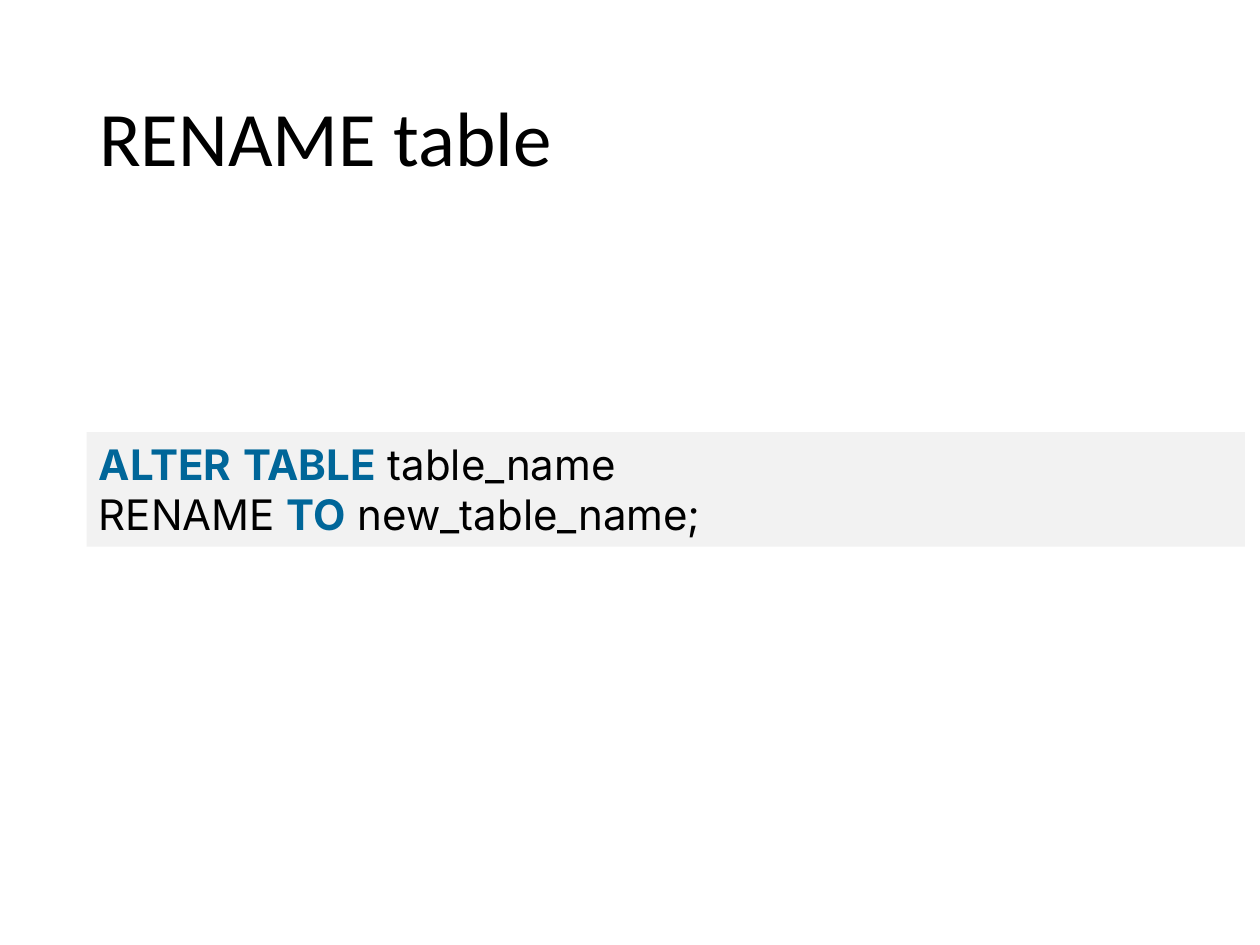
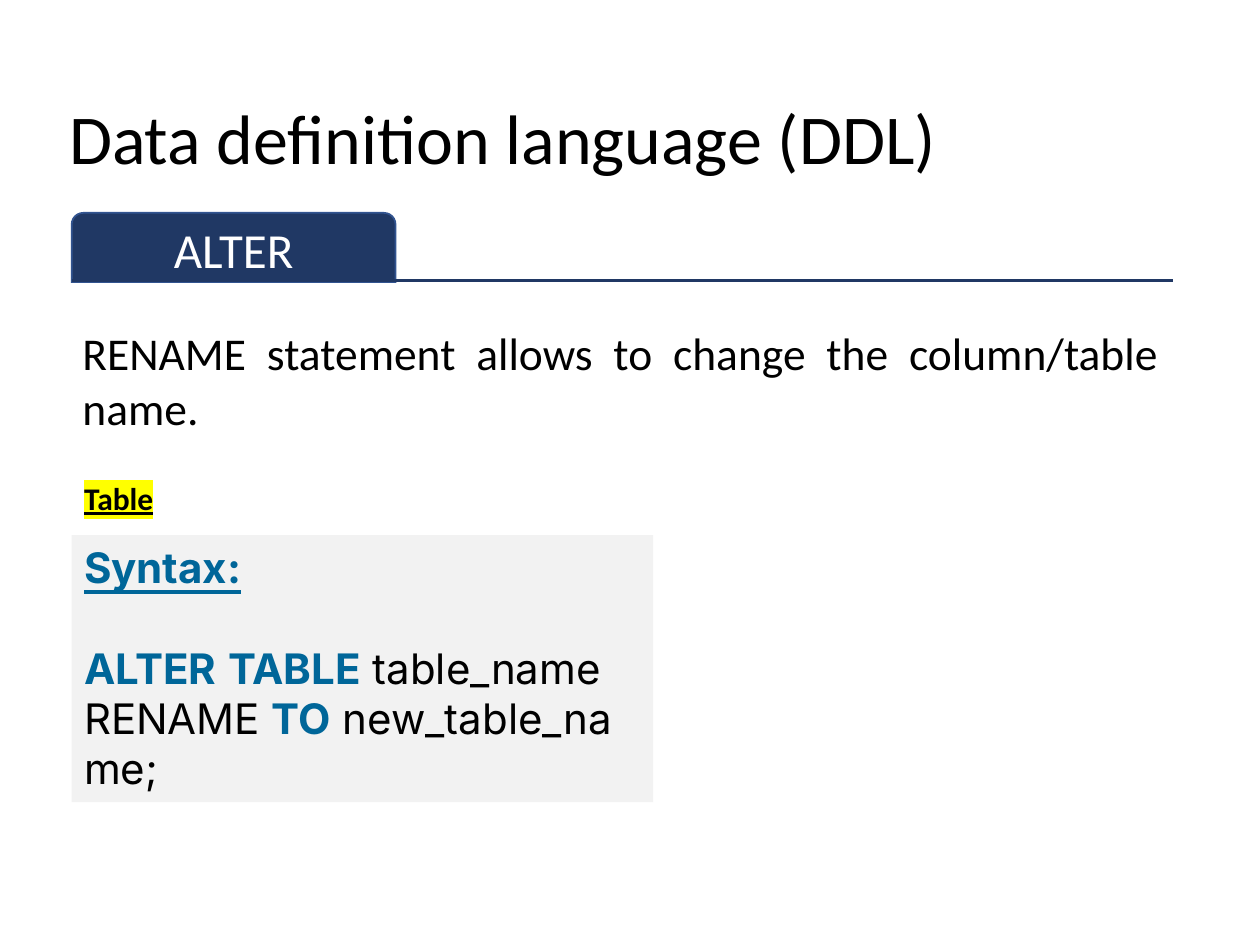
Before and after one commit to sitmbadept/sitmbadept.github.io, a slide deck: slide 100 of 2023/UNIT_2/WIP/UNIT-2-PART-1.pptx (slide 94 before the commit). Drawn at 1260x945 pixels with LibreOffice and Linux fonts; fonts in the diff are those of the drawing. Boxes give left, top, right and bottom in pixels: in the first picture for what was removed or moved away, otherwise in the second. Text is boxed around its words. In the diff, an @@ line names an element or a change of style, - is before the commit and + after.

```diff
--- a/2023/UNIT_2/WIP/UNIT-2-PART-1.pptx
+++ b/2023/UNIT_2/WIP/UNIT-2-PART-1.pptx
@@ title at box(69, 113, 936, 176): text changed; size 44 to 40 pt @@
-RENAME table
+Data definition language (DDL)
@@ round same rect added at box(72, 213, 396, 282), fill #203864, outline #325491 1 pt, 28 pt, text #FFFFFF @@
+ALTER
@@ line added from (72, 281) to (1173, 281), #203864 1.5 pt @@
@@ text added at box(82, 338, 1157, 426), 26 pt, text #000000 @@
+RENAME statement allows to change the column/table name.
@@ text added at box(84, 488, 153, 515), 18 pt, text #000000, bold, underline @@
+Table
@@ rectangle "Syntax: ALTER TABLE table_name": place and size @@
-rectangle "Syntax: ALTER TABLE table_name" at box(87, 432, 1245, 547)
+rectangle "Syntax: ALTER TABLE table_name" at box(72, 536, 653, 803)
@@ text in rectangle at box(84, 552, 601, 688): text changed @@
-ALTER TABLE table_name
+Syntax:
+ALTER TABLE table_name
```
Also in this commit, not shown: 4 other slides changed, 11 slides added, 3 slides removed.
